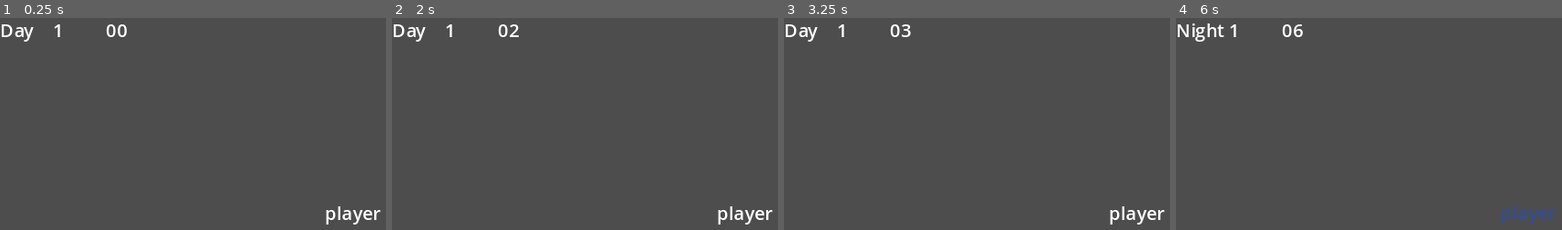
Above: before the commit, frames 1-4 (left to right).
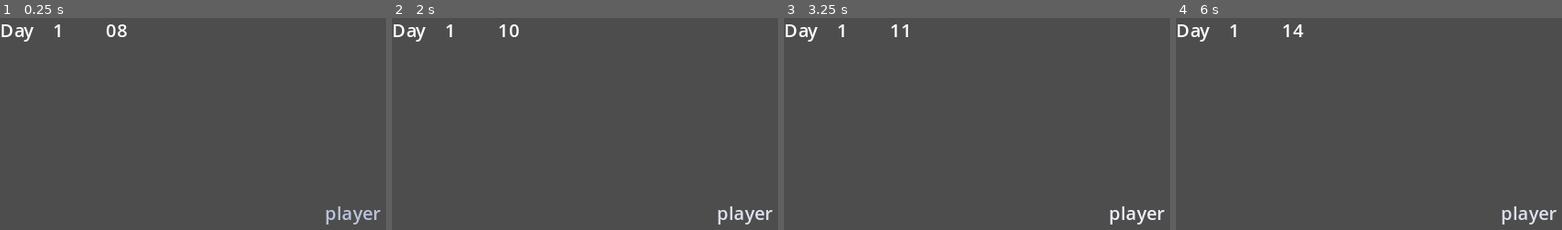
Above: after the commit, the same moments.

Repository: Eloi-RM/lamp-survival-game-project
Game: Godot game, scene res://scenes/cycle_test_scene.tscn
Same seed, same stepped clock (60 frames per second), same inputs: the game is played once before the commit and once after it. The project has no main scene, so this scene is started directly.
Inputs:
- Up to frame 1 (0.25 s): no input
- Up to frame 2 (2 s): tap Enter at 0.5 s; tap Space at 1.25 s
- Up to frame 3 (3.25 s): tap Enter at 2 s; tap Space at 2.75 s
- Up to frame 4 (6 s): tap Enter at 3.5 s; tap Space at 4.25 s

The runs differ from the first frame. In frame 1, 0.5% of the frame differs, in the area x 30-99%, y 3-98%; in frame 2, 0.5%; in frame 3, 0.2%; in frame 4, 1.1%, in the area x 0-99%, y 2-98%.

Commit message:
fix : second and nightfilter not linked anymore

Diff:
--- a/scenes/cycle_test_scene.tscn
+++ b/scenes/cycle_test_scene.tscn
@@ -17,3 +17,4 @@
 text = "player"
 
 [node name="NightFilter" parent="." instance=ExtResource("2_e3n3n")]
+unique_name_in_owner = true
--- a/scenes/day_night_cycle.gd
+++ b/scenes/day_night_cycle.gd
@@ -1,32 +1,58 @@
 extends Node2D
 
-@onready var night_filter: CanvasModulate = $"../../NightFilter"
+@onready var night_filter : CanvasModulate = %NightFilter
+
+const DAY_COLOR = Color(1, 1, 1)
+const NIGHT_COLOR = Color(0.2, 0.3, 0.6)
+
+func _ready() -> void: #start the day at 8am
+	night_filter.color = DAY_COLOR.lerp(NIGHT_COLOR, 1 - ( 8 / 12.0 ) )
 
 var night : bool = false :
 	set(value) :
 		night = value
 		if night == true :
 			%DayOrNight.text = "Night"
-			night_filter.color = Color(0.2, 0.3, 0.6)
 		else :
 			%DayOrNight.text = "Day"
-			night_filter.color = Color(1, 1, 1)
 
 var second : int :
 	set(value) :
 		second = value
-		if second == 5 :
-			night = !night
-		if second == 10 :
+		if second >= 1 :
+			hour += 1
 			second = 0
-			numberOfDay += 1
-			night = !night
-		%Hour.text = str(second).lpad(2, "0")
+
+var hour : int = 8 :
+	set(value) :
+		hour = value
+		match hour :
+			8 :
+				numberOfDay += 1
+				night = !night
+			20 :
+				night = !night
+			24 :
+				hour = 0
+		applyNightFilter(hour)
+		%Hour.text = str(hour).lpad(2, "0")
+
+func applyNightFilter(time) :
+	var light : int
+	var mod = time % 25
+	if mod == 0:
+		light = 1
+	elif mod <= 12:
+		light = mod
+	else :
+		light = 24 - mod
+	night_filter.color = DAY_COLOR.lerp(NIGHT_COLOR, 1 - ( light / 12.0 ) )
+
 
 var numberOfDay : int = 1 :
 	set(value) :
 		numberOfDay = value
 		%NumberOfDays.text = str(numberOfDay)
 
-func _on_timer_timeout() -> void:
+func _on_timer_timeout() -> void :
 	second += 1
--- a/scenes/day_night_cycle.tscn
+++ b/scenes/day_night_cycle.tscn
@@ -23,7 +23,7 @@
 offset_left = 83.0
 offset_right = 123.0
 offset_bottom = 23.0
-text = "00"
+text = "08"
 horizontal_alignment = 1
 
 [node name="Timer" type="Timer" parent="."]
--- a/scenes/night_filter.gd
+++ /dev/null
@@ -1 +0,0 @@
-extends CanvasModulate
--- a/scenes/night_filter.tscn
+++ b/scenes/night_filter.tscn
@@ -1,6 +1,8 @@
 [gd_scene load_steps=2 format=3 uid="uid://bx6uaqcllc82c"]
 
-[ext_resource type="Script" path="res://scenes/night_filter.gd" id="1_hnr1b"]
+[sub_resource type="GDScript" id="GDScript_qq3md"]
+script/source = "extends CanvasModulate
+"
 
 [node name="NightFilter" type="CanvasModulate"]
-script = ExtResource("1_hnr1b")
+script = SubResource("GDScript_qq3md")
